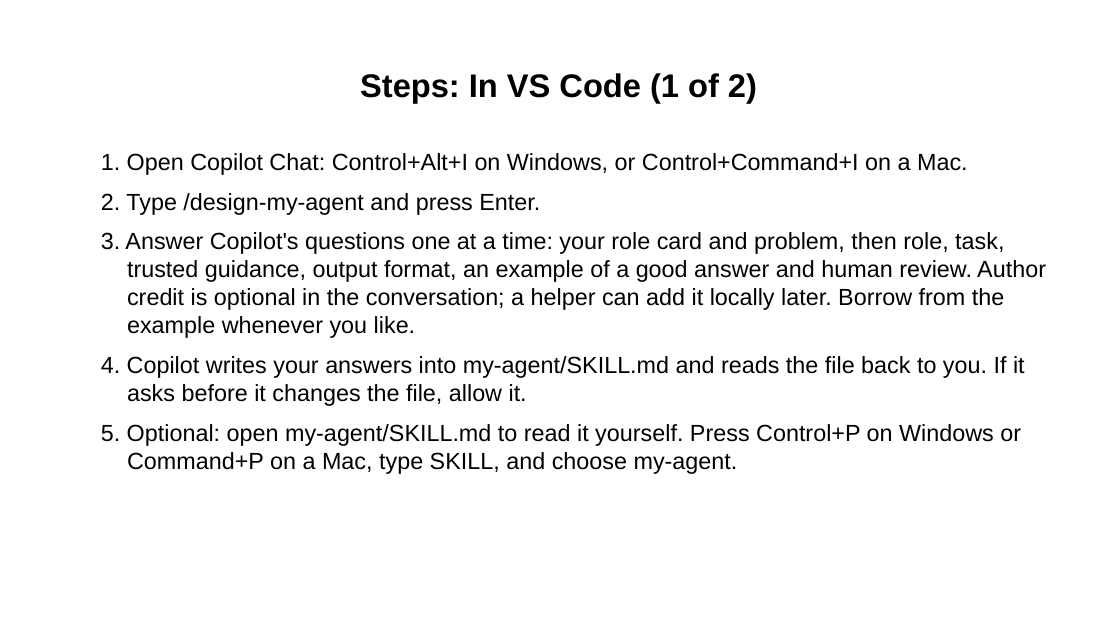
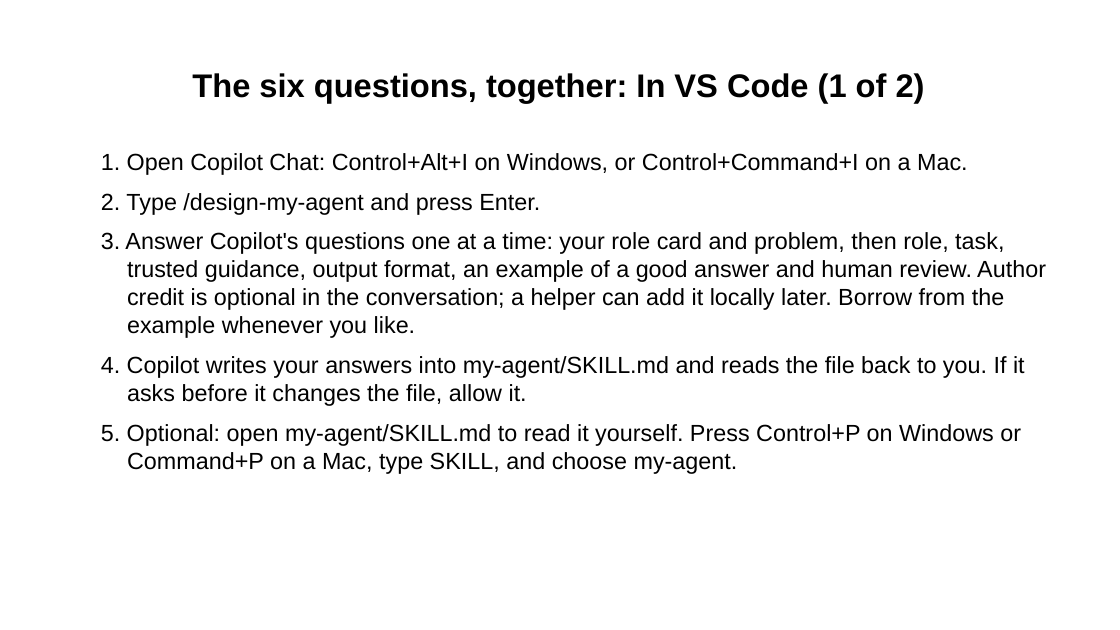
Before and after one commit to Community-Access/glow, a slide deck: slide 12 of docs/ahg-2026/kit/step-cards/2-design-your-agent.pptx (slide 10 before the commit). Drawn at 1120x630 pixels with LibreOffice and Linux fonts; fonts in the diff are those of the drawing. Boxes give left, top, right and bottom in pixels: in the first picture for what was removed or moved away, otherwise in the second. Text is boxed around its words. In the diff, an @@ line names an element or a change of style, - is before the commit and + after.

```diff
--- a/docs/ahg-2026/kit/step-cards/2-design-your-agent.pptx
+++ b/docs/ahg-2026/kit/step-cards/2-design-your-agent.pptx
@@ title at <box>192,73,925,102</box>: text changed @@
-Steps: In VS Code (1 of 2)
+The six questions, together: In VS Code (1 of 2)
```
Also in this commit, not shown: 4 other slides changed, 2 slides added, 21 other files.
